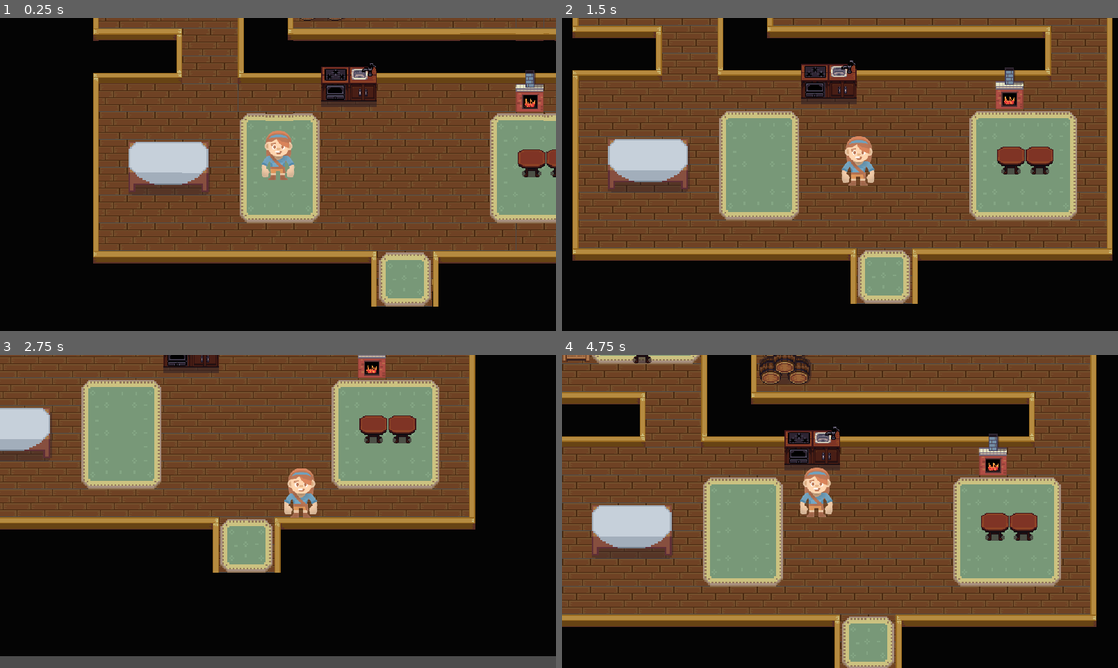
Above: before the commit, frames 1-4 (two rows, left to right).
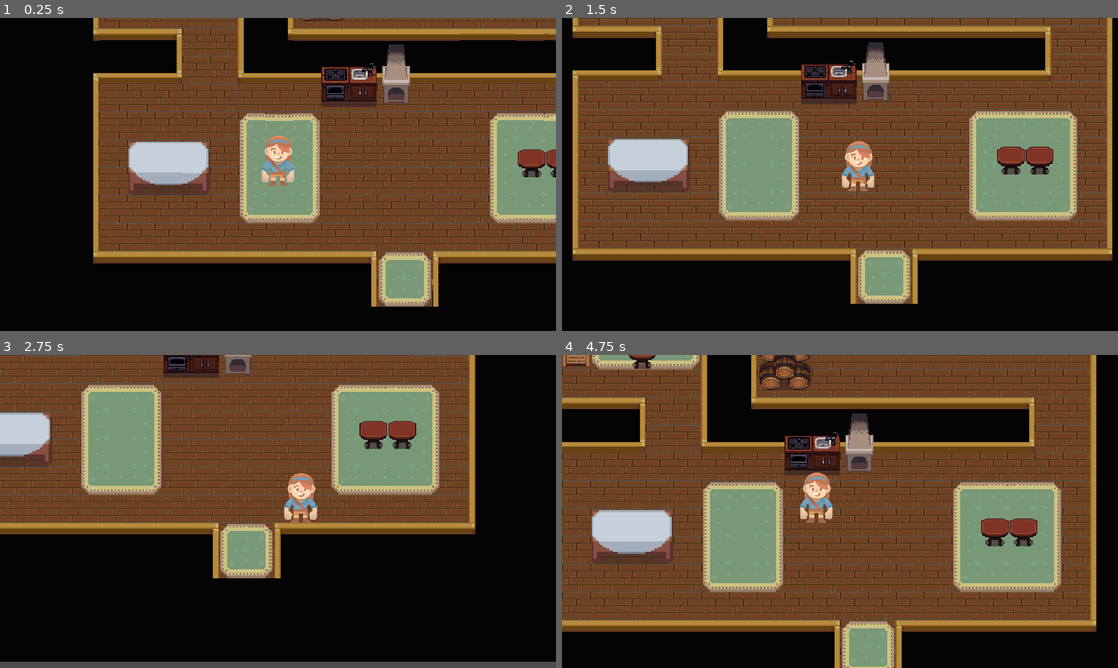
Above: after the commit, the same moments.

Repository: DiegoRutolo/TheLegendOfSibelius
Game: Godot game, scene res://world/cabana/CabanaInterior.tscn
Same seed, same stepped clock (60 frames per second), same inputs: the game is played once before the commit and once after it.
Inputs:
- Up to frame 1 (0.25 s): no input
- Up to frame 2 (1.5 s): tap Enter at 0.5 s; hold Right (ui_right) 0.53-1.28 s; tap F (ui_interact) at 0.6, 1.35 s; hold Down (ui_down) from 1.28 s (still down)
- Up to frame 3 (2.75 s): release Down (ui_down) at 2.03 s; hold Right (ui_right) from 2.03 s (still down); tap F (ui_interact) at 2.1 s
- Up to frame 4 (4.75 s): release Right (ui_right) at 2.78 s; hold Up (ui_up) 2.78-3.53 s; tap F (ui_interact) at 2.85, 3.6, 4.35 s; hold Left (ui_left) from 3.53 s (still down)

The runs differ from the first frame. In frame 1, 2.0% of the frame differs, in the area x 47-98%, y 8-54%; in frame 2, 2.0%; in frame 3, 19%; in frame 4, 31%, in the area x 0-97%, y 0-100%.

Commit message:
Chimenea que cambia

Diff:
--- a/actors/player/Player.gd
+++ b/actors/player/Player.gd
@@ -25,24 +25,21 @@
 		INTERACTUAR:
 			vect_movimiento = Vector2.ZERO
 
+	# Movimiento
 	velocidad = velocidad.move_toward(vect_movimiento*MAX_SPEED, ACELERACION*delta)
 	velocidad = move_and_slide(velocidad)
 
 	# Acciones
 	if Input.is_action_just_pressed("ui_interact"):
-		interactuar()
+		$Interactuador.do_the_thing()
 
 func set_direccion(val):
 	direccion = val.normalized()
-	$Interactuador.set_direccion(val)
-
-func interactuar():
-	$Interactuador.do_the_thing()
+	$Interactuador.direccion = direccion
 
 
 func _on_start_interaccion():
 	estado = INTERACTUAR
 
-
 func _on_end_interaccion():
 	estado = MOVER
--- a/actors/player/Player.tscn
+++ b/actors/player/Player.tscn
@@ -15,16 +15,16 @@
 ACELERACION = 600
 
 [node name="Sprite" type="Sprite" parent="."]
-position = Vector2( 0, -53 )
+position = Vector2( 0, -43 )
 texture = ExtResource( 1 )
 vframes = 5
 hframes = 9
 
 [node name="CollisionShape" type="CollisionShape2D" parent="."]
-position = Vector2( 0, -10 )
 rotation = 1.58393
 shape = SubResource( 1 )
 
 [node name="Interactuador" parent="." instance=ExtResource( 3 )]
+scale = Vector2( 1.32, 1.12 )
 [connection signal="end_interaccion" from="Interactuador" to="." method="_on_end_interaccion"]
 [connection signal="start_interaccion" from="Interactuador" to="." method="_on_start_interaccion"]
--- a/controls/Interactuador.gd
+++ b/controls/Interactuador.gd
@@ -3,15 +3,21 @@
 signal start_interaccion
 signal end_interaccion
 
+export(int) var DISTANCIA = 30
+
 var direccion = Vector2.DOWN setget set_direccion
+var objs = []
+
+func _ready():
+	$Area2D/CollisionShape2D.position = Vector2(0, DISTANCIA)
+
 
 func set_direccion(val):
 	direccion = val.normalized()
+	$Area2D/CollisionShape2D.position = direccion * DISTANCIA
+
 
 func do_the_thing():
-	$Area2D/CollisionShape2D.disabled = false
-	if $Area2D.get_overlapping_areas().size() <= 0:
-		$Area2D/CollisionShape2D.disabled = true
-		return
-
-	var obj = $Area2D.get_overlapping_areas()[0]
+	print($Area2D.get_overlapping_bodies())
+	if $Area2D.get_overlapping_bodies().size() > 0:
+		$Area2D.get_overlapping_bodies()[0].interact()
--- a/controls/Interactuador.tscn
+++ b/controls/Interactuador.tscn
@@ -15,4 +15,3 @@
 [node name="CollisionShape2D" type="CollisionShape2D" parent="Area2D"]
 position = Vector2( 0, 30 )
 shape = SubResource( 1 )
-disabled = true
--- a/world/cabana/CabanaInterior.tscn
+++ b/world/cabana/CabanaInterior.tscn
@@ -1,9 +1,10 @@
-[gd_scene load_steps=23 format=2]
+[gd_scene load_steps=24 format=2]
 
 [ext_resource path="res://sprites/interior.png" type="Texture" id=1]
 [ext_resource path="res://sprites/Inner.png" type="Texture" id=2]
 [ext_resource path="res://actors/player/Player.tscn" type="PackedScene" id=3]
 [ext_resource path="res://world/objetos/Mesita.tscn" type="PackedScene" id=4]
+[ext_resource path="res://world/objetos/lareira/Lareira.tscn" type="PackedScene" id=5]
 
 [sub_resource type="TileSet" id=1]
 0/name = "interior.png 0"
@@ -621,7 +622,7 @@
 tile_set = SubResource( 18 )
 cell_size = Vector2( 32, 32 )
 format = 1
-tile_data = PoolIntArray( -65534, 6, 0, -65533, 7, 0, -65529, 4, 0, -65527, 7, 0, -65526, 4, 0, 0, 0, 0, 65543, 5, 0, 131079, 5, 0, 327688, 8, 0, 327689, 9, 0, 327695, 2, 0, 393231, 3, 0 )
+tile_data = PoolIntArray( -65534, 6, 0, -65533, 7, 0, -65529, 4, 0, -65527, 7, 0, -65526, 4, 0, 0, 0, 0, 65543, 5, 0, 131079, 5, 0, 327688, 8, 0, 327689, 9, 0 )
 
 [node name="Mesita" parent="YSort/Decoracion" instance=ExtResource( 4 )]
 position = Vector2( 92, 79 )
@@ -631,6 +632,10 @@
 
 [node name="Mesita3" parent="YSort/Decoracion" instance=ExtResource( 4 )]
 position = Vector2( 531, 283 )
+
+[node name="Lareira" parent="YSort/Decoracion" instance=ExtResource( 5 )]
+position = Vector2( 342, 198 )
+scale = Vector2( 1.05179, 1.45085 )
 
 [node name="Player" parent="YSort" instance=ExtResource( 3 )]
 position = Vector2( 206, 296 )
--- a/world/objetos/lareira/Lareira.gd
+++ b/world/objetos/lareira/Lareira.gd
@@ -1,7 +1,7 @@
 extends StaticBody2D
 
-const TEXTURA_APAGADA = "res://world/objetos/lareira/LareiraApagada.png"
-const TEXTURA_ENCENDIDA = "res://world/objetos/lareira/LareiraEncendida.png"
+const TEXTURA_APAGADA = preload("res://world/objetos/lareira/LareiraApagada.png")
+const TEXTURA_ENCENDIDA = preload("res://world/objetos/lareira/LareiraEncendida.png")
 
 export(bool) var encendida = false setget encender
 
@@ -11,3 +11,6 @@
 		$Sprite.texture = TEXTURA_ENCENDIDA
 	else:
 		$Sprite.texture = TEXTURA_APAGADA
+
+func interact():
+	self.encendida = not encendida
